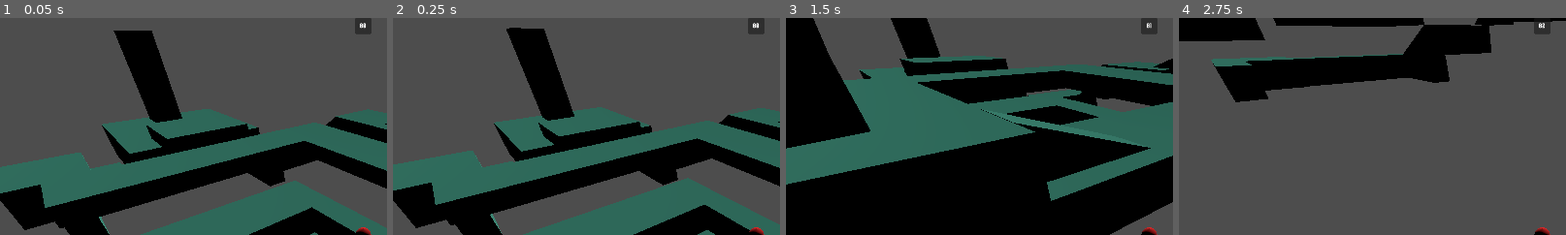
Above: before the commit, frames 1-4 (left to right).
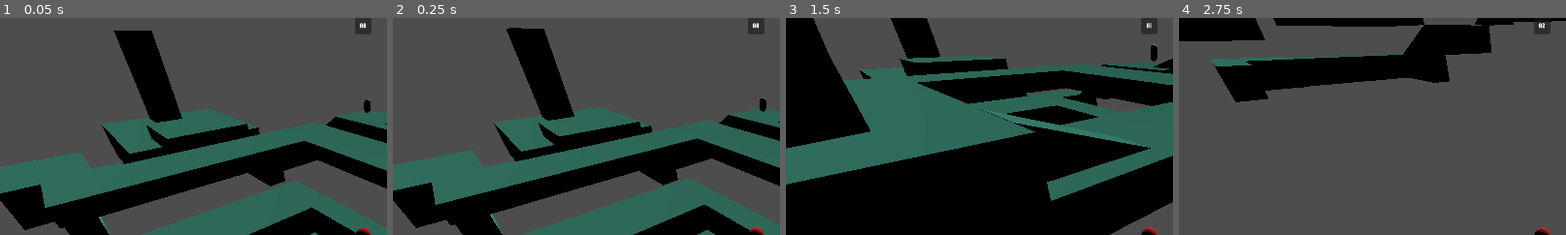
Above: after the commit, the same moments.

Repository: leon-arndt/InnoEngineJam2023
Game: Godot game, scene res://main.tscn
The game is run twice, just before and just after one commit, with the same random seed, the same clock (stepped at 60 frames per second) and the same inputs.
Inputs:
- Up to frame 1 (0.05 s): no input
- Up to frame 2 (0.25 s): no input
- Up to frame 3 (1.5 s): hold Right (move_right) 0.53-1.28 s; hold Down (move_backward) from 1.28 s (still down)
- Up to frame 4 (2.75 s): release Down (move_backward) at 2.03 s; hold Right (move_right) from 2.03 s (still down)
The pictures show only the part of the screen within x 3-53%, y 0-50%; the shares and areas given below are measured in that part.

The runs differ from the first frame. In frame 1, 0.1% of the frame differs, in the area x 93-96%, y 37-44%; in frame 2, 0.1%; in frame 3, 0.1%, in the area x 94-96%, y 12-21%; in frame 4, nothing differs.

Commit message:
add enemies chasing the player over the navmesh

Diff:
--- a/main.tscn
+++ b/main.tscn
@@ -1,10 +1,13 @@
-[gd_scene load_steps=4 format=3 uid="uid://c33bvptmj66cj"]
+[gd_scene load_steps=6 format=3 uid="uid://c33bvptmj66cj"]
 
+[ext_resource type="Script" path="res://scripts/enemy_movement.gd" id="1_blfbj"]
 [ext_resource type="PackedScene" uid="uid://bl4rhhwtu6g10" path="res://ui.tscn" id="1_en1kt"]
 [ext_resource type="PackedScene" uid="uid://bf3ycxp5q04g" path="res://scenes/player_and_camera.tscn" id="2_ye1pi"]
 [ext_resource type="PackedScene" uid="uid://c1cca74de7033" path="res://PrototypeLevelScene/PrototypeLevel.tscn" id="3_as83t"]
+[ext_resource type="PackedScene" uid="uid://ctrk6faotktvh" path="res://scenes/enemy.tscn" id="4_mh3x5"]
 
 [node name="Node" type="Node"]
+script = ExtResource("1_blfbj")
 
 [node name="UI" parent="." instance=ExtResource("1_en1kt")]
 
@@ -14,3 +17,9 @@
 
 [node name="DirectionalLight3D" type="DirectionalLight3D" parent="."]
 transform = Transform3D(0.917481, 0.139438, 0.372541, -0.341704, 0.755724, 0.558677, -0.203637, -0.639873, 0.741009, 0, 0, 0)
+
+[node name="Enemy" parent="." instance=ExtResource("4_mh3x5")]
+transform = Transform3D(1, 0, 0, 0, 1, 0, 0, 0, 1, 58.4361, 0.918661, 3.30574)
+
+[node name="Enemy2" parent="." instance=ExtResource("4_mh3x5")]
+transform = Transform3D(1, 0, 0, 0, 1, 0, 0, 0, 1, 23.4962, 0.918661, 24.2783)
--- a/project.godot
+++ b/project.godot
@@ -12,7 +12,7 @@
 
 config/name="InnoEngineJam2023"
 run/main_scene="res://main.tscn"
-config/features=PackedStringArray("4.2", "GL Compatibility")
+config/features=PackedStringArray("4.2", "C#", "GL Compatibility")
 config/icon="res://icon.svg"
 
 [display]
--- /dev/null
+++ b/scenes/enemy.tscn
@@ -0,0 +1,21 @@
+[gd_scene load_steps=4 format=3 uid="uid://ctrk6faotktvh"]
+
+[ext_resource type="Script" path="res://scripts/enemy.gd" id="1_76enq"]
+
+[sub_resource type="CapsuleMesh" id="CapsuleMesh_y3st8"]
+
+[sub_resource type="CapsuleShape3D" id="CapsuleShape3D_51xil"]
+
+[node name="Enemy" type="CharacterBody3D" groups=["Enemies"]]
+transform = Transform3D(1, 0, 0, 0, 1, 0, 0, 0, 1, 0, 0.5, 0)
+script = ExtResource("1_76enq")
+
+[node name="MeshInstance3D" type="MeshInstance3D" parent="."]
+transform = Transform3D(1, 0, 0, 0, 1, 0, 0, 0, 1, 0, 1, 0)
+mesh = SubResource("CapsuleMesh_y3st8")
+
+[node name="CollisionShape3D" type="CollisionShape3D" parent="."]
+transform = Transform3D(1, 0, 0, 0, 1, 0, 0, 0, 1, 0, 1, 0)
+shape = SubResource("CapsuleShape3D_51xil")
+
+[node name="NavigationAgent3D" type="NavigationAgent3D" parent="."]
--- /dev/null
+++ b/scripts/enemy.gd
@@ -0,0 +1,16 @@
+extends CharacterBody3D
+
+@onready var nav_agent = $NavigationAgent3D
+
+var SPEED = 3.0
+
+# Called every frame. 'delta' is the elapsed time since the previous frame.
+func _process(delta):
+	var current_location = global_transform.origin
+	var next_location = nav_agent.get_next_path_position()
+	var new_velocity = (next_location - current_location).normalized() * SPEED
+	velocity = new_velocity
+	move_and_slide()
+
+func update_target_location(target_location):
+	nav_agent.target_position = target_location
--- /dev/null
+++ b/scripts/enemy_movement.gd
@@ -0,0 +1,11 @@
+extends Node
+
+@onready var player = $PlayerAndCamera/Player
+
+# Called when the node enters the scene tree for the first time.
+func _ready():
+	pass # Replace with function body.
+
+# Called every frame. 'delta' is the elapsed time since the previous frame.
+func _process(delta):
+	get_tree().call_group("Enemies", "update_target_location", player.global_transform.origin)
